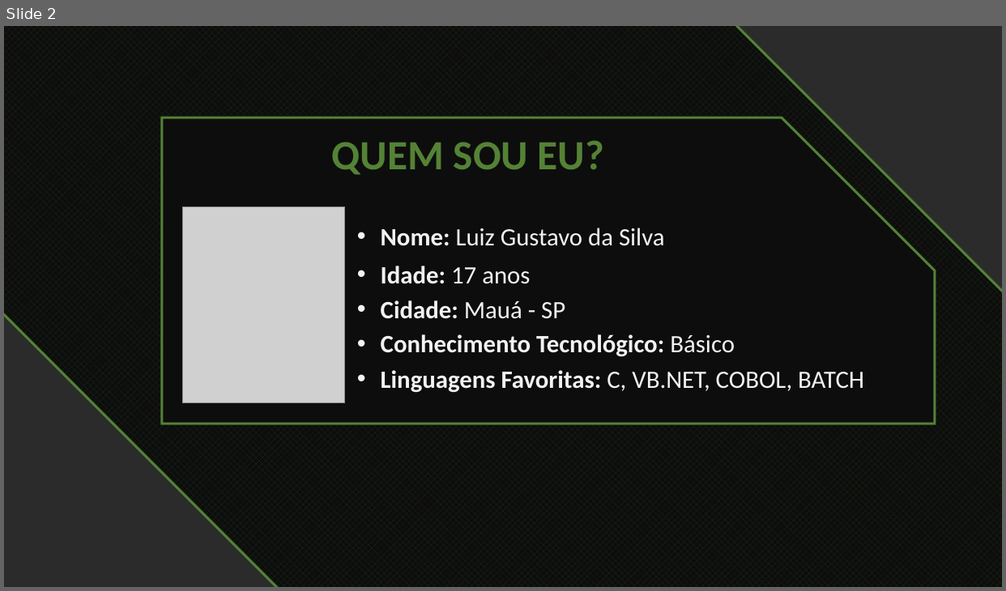
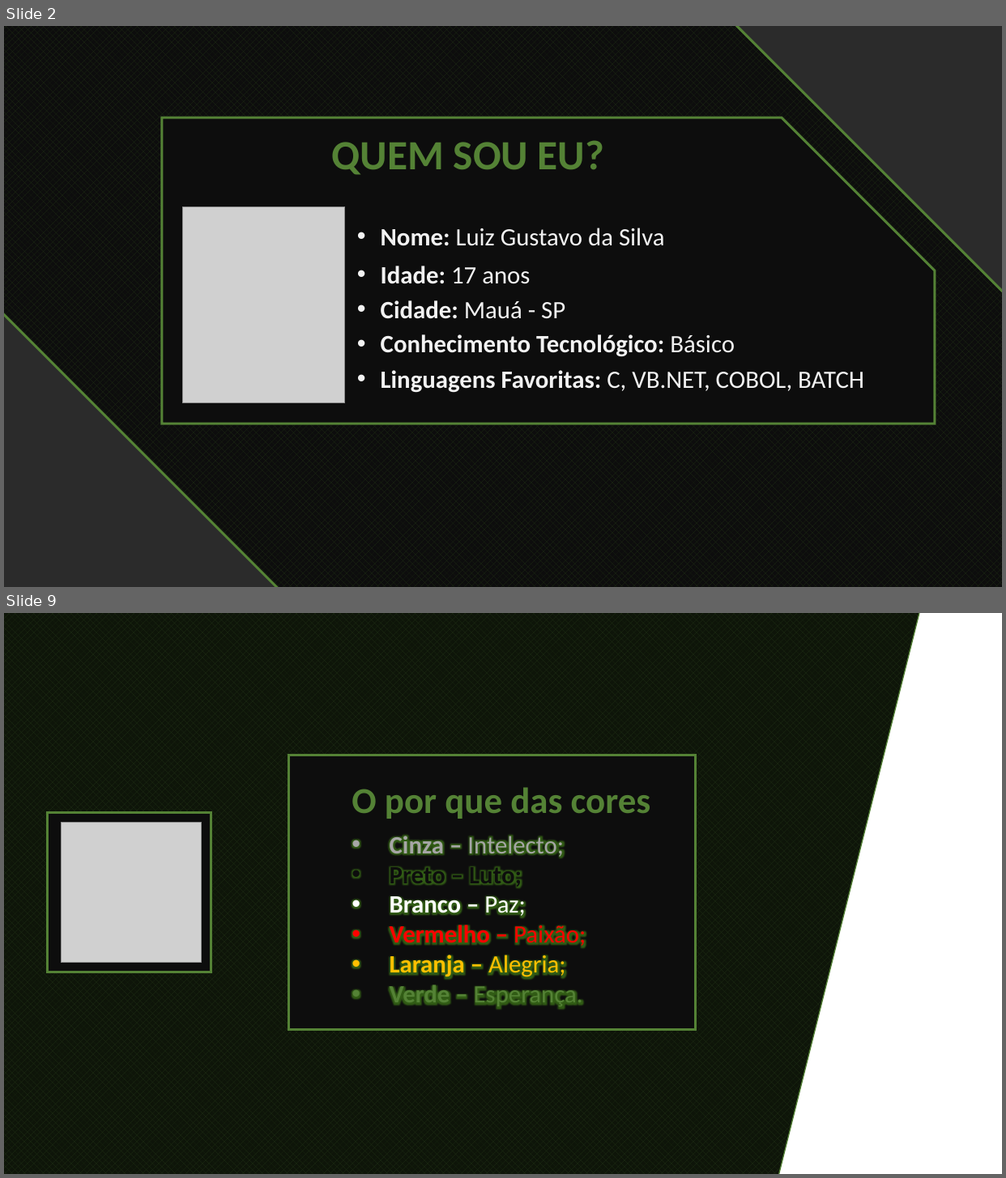
Before and after one commit to Luiz-Gustavo-Silva/Projeto-individual, a slide deck: projeto-site/public/documentação/Apresentação1.pptx. Shown one above the other, each under a label of ours: slide 2 before the commit, slides 2 and 9 after it; the slides between them are not shown. The pictures are 1006x591 and 1006x1178 pixels, drawn with LibreOffice and Linux fonts; fonts in the diff are those of the drawing; grey boxes stand for pictures; background and template pictures are left out; a plain dark background stands for a picture behind light text. Boxes give left, top, right and bottom in pixels: in the first picture for what was removed or moved away, otherwise in the second. Text is boxed around its words. In the diff, an @@ line names an element or a change of style, - is before the commit and + after.

```diff
--- a/projeto-site/public/documentação/Apresentação1.pptx
+++ b/projeto-site/public/documentação/Apresentação1.pptx
@@ slide 9 added at [4, 613, 1002, 1174], background picture (left out) @@
@@ parallelogram added at [4, 613, 928, 1174], fill pattern #213216 on #0E1509, outline #548235 1 pt @@
@@ rectangle added at [288, 756, 695, 1030], fill #0D0D0D, outline #548235 2.25 pt @@
@@ text added at [351, 787, 651, 819], 35 pt, text #548235, bold @@
+O por que das cores
@@ rectangle added at [48, 813, 211, 973], fill #0D0D0D, outline #548235 2.25 pt @@
@@ picture added at [61, 823, 202, 964] @@
@@ text added at [390, 833, 586, 1010], 24 pt, text #A6A6A6, bold @@
+• Cinza – Intelecto;
+• Preto – Luto;
+• Branco – Paz;
+• Vermelho – Paixão;
+• Laranja – Alegria;
+• Verde – Esperança.
```
Also in this commit, not shown: 3 slides changed, 5 other slides added, 3 slides removed, 5 other files.
